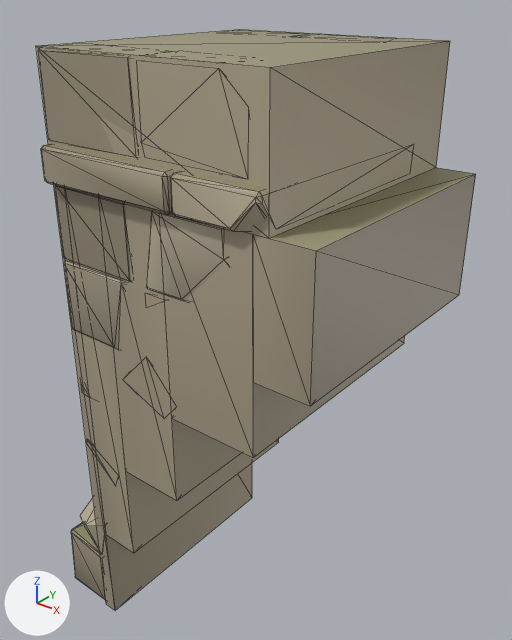
The glTF model assets/models/temple_kit/viaduct_top_arch_broken.glb, before and after one commit.
Camera for both pictures: a 50 mm camera at (1.69, -11.59, 1.19) aimed at (-8.01, 0.54, -6.33). Every picture has the same lights, and +X, +Y and +Z are marked at lower left. The older version comes first. Mesh edges are drawn as thin lines. Vertices at exactly the same position are counted once.

Names of what the first picture shows: 'viaduct_top_arch_broken', 'viaduct_top_arch_broken_far'.
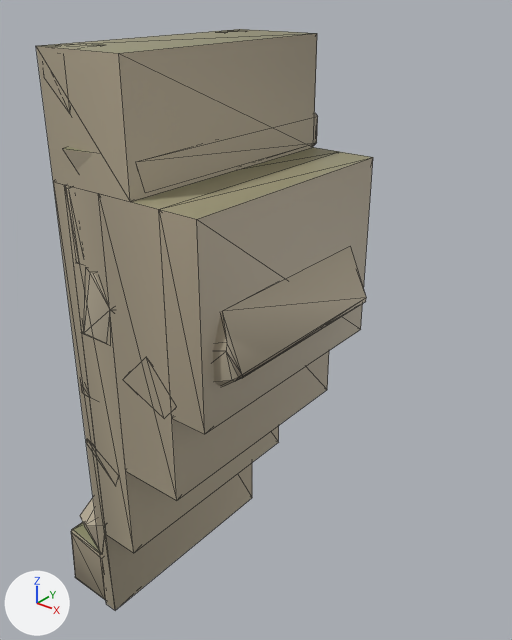
Diff of the bpy script that builds the scene:
```diff
--- a/assets/models/temple_kit/viaduct_top_arch_broken.glb.py
+++ b/assets/models/temple_kit/viaduct_top_arch_broken.glb.py
@@ me_viaduct_top_arch_broken @@
 # used by ob_viaduct_top_arch_broken; location = (0.0, 0.0, 0.0)
-me_viaduct_top_arch_broken.from_pydata(...)  # 432 vertices, 796 faces; spans x -11.93..-4.92, y -3.25..3.26, z -14.49..0.0
+me_viaduct_top_arch_broken.from_pydata(...)  # 313 vertices, 578 faces; spans x -11.93..-5.82, y -3.16..3.23, z -14.49..0.0
+# me_viaduct_top_arch_broken part 1: the loose piece of 25 vertices spanning x -6.93..-4.92, y -3.22..3.21, z -2.59..-1.8 is deleted
+# me_viaduct_top_arch_broken part 2
+# 132 vertices are removed from x -10.49..-5.15, y -3.25..3.26, z -6.0..0.0
+# 262 faces are deleted
+# 20 vertices move from x -10.49..-8.06, y -3.18..3.17, z -6.0..-1.88 to x -10.49..-8.27, y -2.97..3.17, z -6.0..-0.11
+# 92 vertices are added at x -10.5..-8.2, y -3.16..3.23, z -5.98..0.0
+# 190 new faces join them
+# other edits to the shape of me_viaduct_top_arch_broken do not show in these pictures
 me_viaduct_top_arch_broken.materials.append(mat_temple_stone)
@@ me_viaduct_top_arch_broken_far @@
 # used by ob_viaduct_top_arch_broken_far; location = (0.0, 0.0, 0.0)
-me_viaduct_top_arch_broken_far.from_pydata(...)  # 46 vertices, 72 faces; spans x -10.5..-4.0, y -3.0..3.0, z -14.5..0.0
+me_viaduct_top_arch_broken_far.from_pydata(...)  # 40 vertices, 60 faces; spans x -10.5..-6.5, y -3.0..3.0, z -14.5..0.0
+# me_viaduct_top_arch_broken_far part 3
+# 7 vertices are removed from x -5.25..-4.0, y -3.0..3.0, z -5.41..-2.6
+# 16 faces are deleted
+# 4 vertices in x -4.92, y -3.0..3.0, z -2.6..0.0 move by (-3.26, 0.0, 0.0)
+# 3 vertices in x -5.25, y -3.0..3.0, z -7.08..-2.6 move by (-1.25, 0.0, 0.0)
+# 1 vertex is added at (-6.5, -3.0, -2.6)
+# 4 new faces join them
+# me_viaduct_top_arch_broken_far part 4: 9 kept faces spanning x -10.5..-6.5, y -3.0..3.0, z -7.08..0.0 get new vertex colours; the middle colour goes from beige #bfb299 to beige #bcb098
 me_viaduct_top_arch_broken_far.materials.append(mat_temple_stone)
```

Boxes [x1, y1, x2, y2] around the edits, measured in the pictures (512 x 640 px; the box of a moved part takes in the faces that stretch with it):
'viaduct_top_arch_broken_far', reshaped (23% narrower): before [36, 29, 476, 610]; after [36, 29, 373, 610]
'viaduct_top_arch_broken', reshaped: before [38, 50, 269, 600]; after [63, 113, 366, 600]
part 1 of me_viaduct_top_arch_broken, deleted: before [171, 171, 269, 232]
part 2 of me_viaduct_top_arch_broken, moved or reshaped (mostly hidden afterwards): before [38, 50, 226, 349]; after [63, 113, 318, 344]
part 3 of me_viaduct_top_arch_broken_far, cut back: before [36, 46, 476, 458]; after [36, 46, 373, 434]
part 4 of me_viaduct_top_arch_broken_far, edited (looks the same): [41, 29, 317, 54] in both
